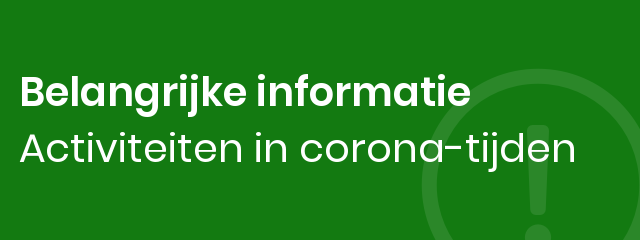
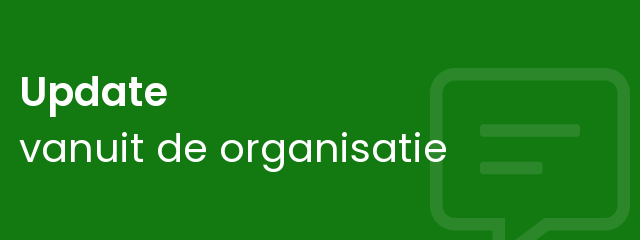
Before/after of a (640, 240) layered artwork. What changed in the layer stack:
added group "Info" with 2 layers above "Covid" over [19, 68, 630, 240]
added layer "Update ..." in group "Info" over [19, 76, 446, 172]
added layer "comment-alt-lines" (10%) in group "Info" over [430, 68, 630, 240]
hid group "Covid" (3 layers) over [19, 68, 640, 240]
painted on "exclamation-circle" over [421, 68, 640, 240]
